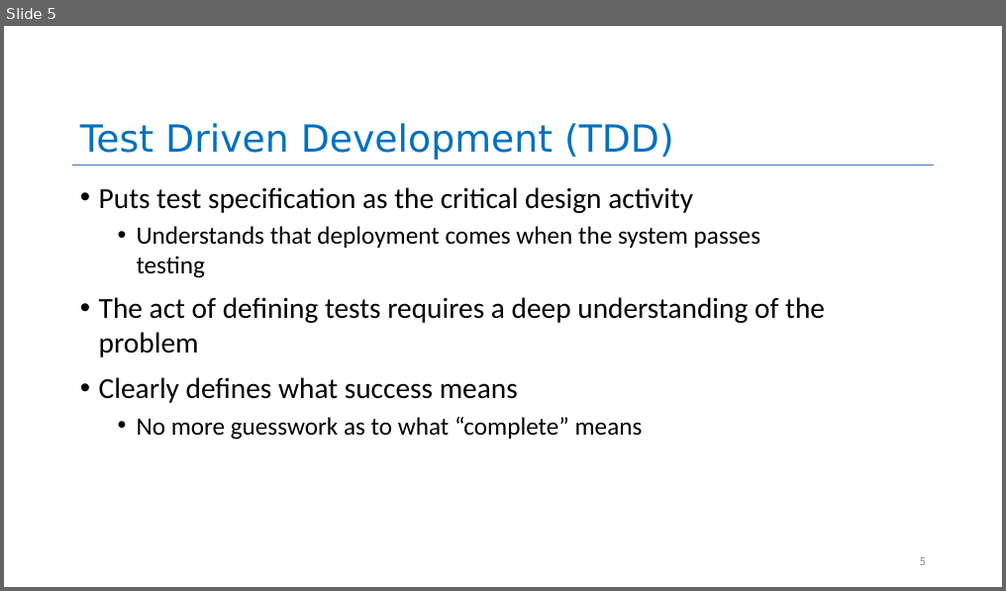
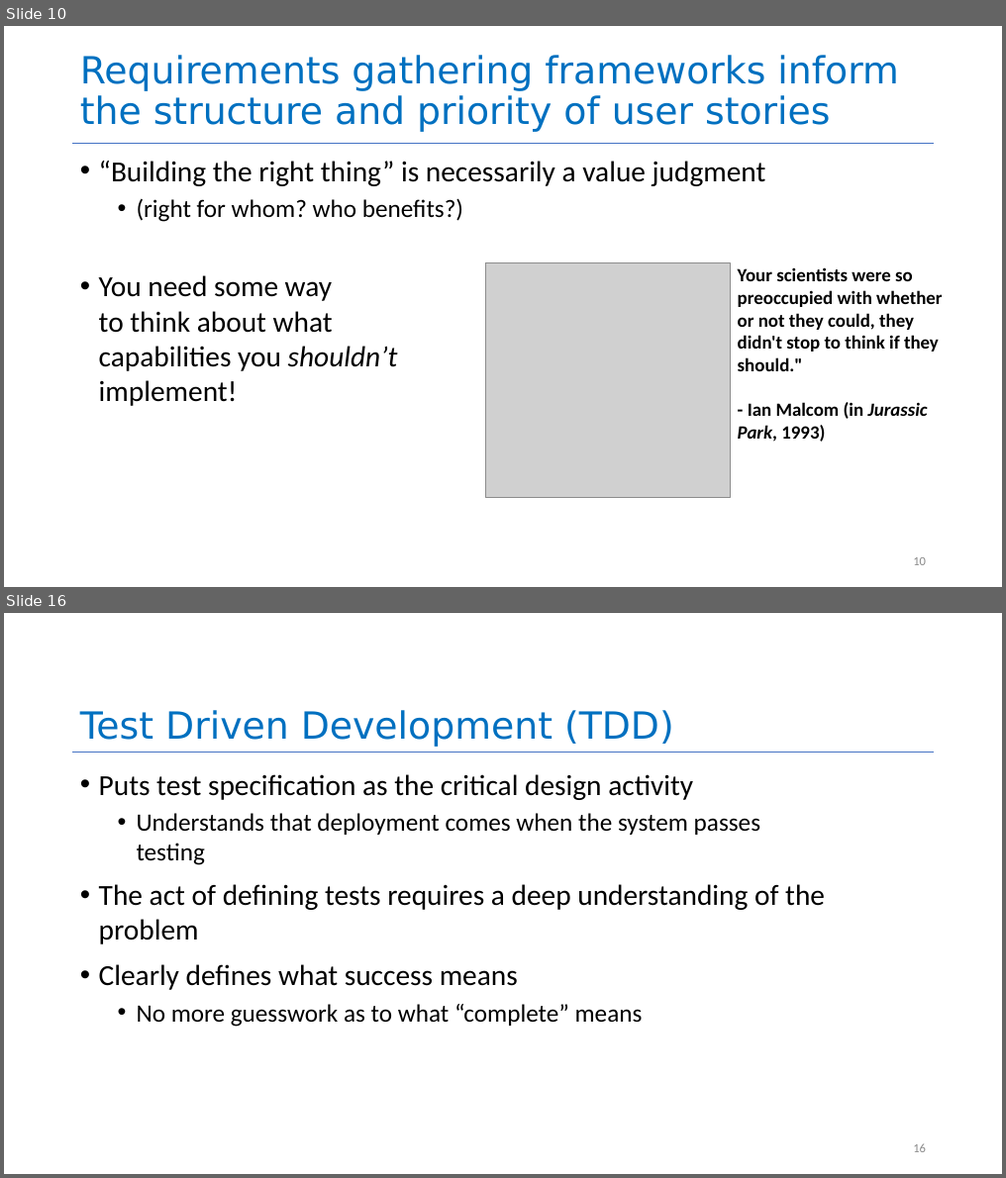
Before and after one commit to neu-se/CS4530-Spring-2026, a slide deck: Slides/Module 02 From Requirements to Code.pptx. Shown one above the other, each under a label of ours: slide 5 before the commit, slides 10 and 16 after it; the slides between them are not shown. The pictures are 1006x591 and 1006x1178 pixels, drawn with LibreOffice and Linux fonts; fonts in the diff are those of the drawing; grey boxes stand for pictures. Boxes give left, top, right and bottom in pixels: in the first picture for what was removed or moved away, otherwise in the second. Text is boxed around its words. In the diff, an @@ line names an element or a change of style, - is before the commit and + after.

```diff
--- a/Slides/Module 02 From Requirements to Code.pptx
+++ b/Slides/Module 02 From Requirements to Code.pptx
@@ slide 10 added at (x1=4, y1=26, x2=1002, y2=587), background #FFFFFF @@
@@ title added at (x1=80, y1=55, x2=899, y2=132), 36 pt, text #0070C0 @@
+Requirements gathering frameworks inform the structure and priority of user stories
@@ line added from (73, 143) to (934, 143), #4472C4 0.5 pt @@
@@ text added at (x1=99, y1=161, x2=766, y2=406), 28 pt, text #000000 @@
+• “Building the right thing” is necessarily a value judgment
+  • (right for whom? who benefits?)
+• You need some way
+  to think about what
+  capabilities you shouldn’t
+  implement!
@@ picture added at (x1=486, y1=264, x2=731, y2=497) @@
@@ text added at (x1=738, y1=268, x2=942, y2=442), 18 pt, text #000000, bold @@
+Your scientists were so preoccupied with whether or not they could, they didn't stop to think if they should."
+- Ian Malcom (in Jurassic Park, 1993)
@@ page number added at (x1=913, y1=558, x2=926, y2=566), 12 pt, text #8C8C8C @@
+10
@@ what was slide 5 is now slide 16 @@
@@ page number at (x1=913, y1=1144, x2=926, y2=1153): text changed @@
-5
+16
```
Also in this commit, not shown: 12 slides changed, 18 other slides added, 15 slides removed, 1 other file.
